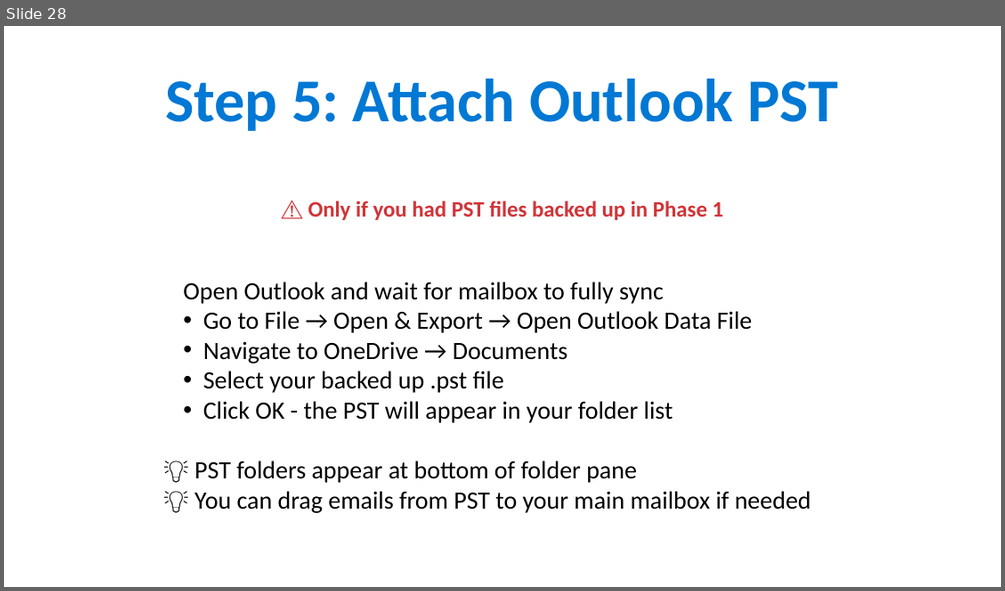
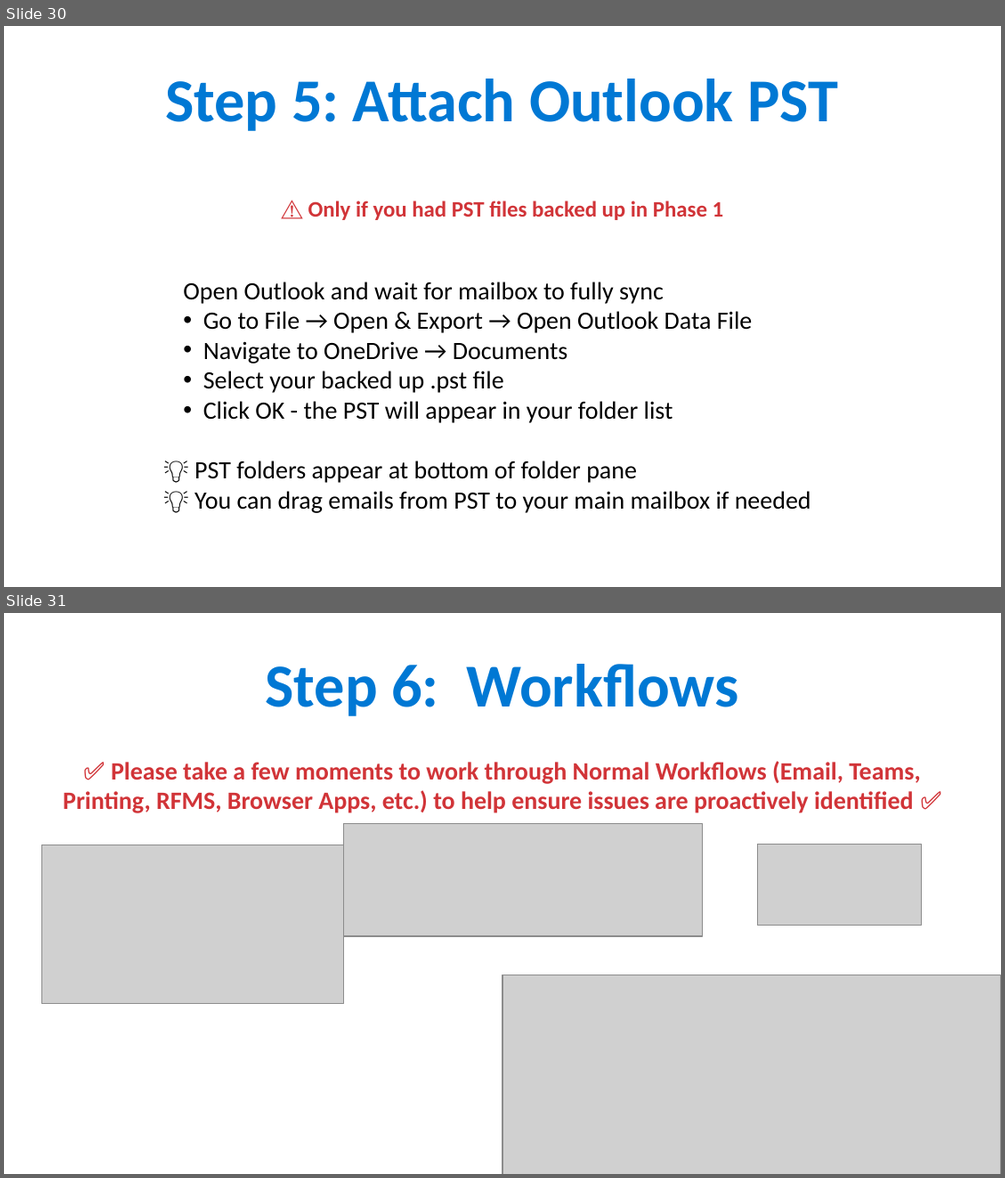
Before and after one commit to ipsghonline/tmp, a slide deck: presentation/Phase1-Backup-Guide.pptx. Shown one above the other, each under a label of ours: slide 28 before the commit, slides 30 and 31 after it. The pictures are 1005x591 and 1005x1178 pixels, drawn with LibreOffice and Linux fonts; fonts in the diff are those of the drawing; grey boxes stand for pictures. Boxes give left, top, right and bottom in pixels: in the first picture for what was removed or moved away, otherwise in the second. Text is boxed around its words. In the diff, an @@ line names an element or a change of style, - is before the commit and + after.

```diff
--- a/presentation/Phase1-Backup-Guide.pptx
+++ b/presentation/Phase1-Backup-Guide.pptx
@@ slide 31 added at (x1=4, y1=613, x2=1001, y2=1174), background #FFFFFF @@
@@ text added at (x1=266, y1=664, x2=739, y2=716), 44 pt, text #0078D4, bold @@
+Step 6: Workflows
@@ text added at (x1=63, y1=761, x2=920, y2=813), 18 pt, text #D13438, bold @@
+✅ Please take a few moments to work through Normal Workflows (Email, Teams, Printing, RFMS, Browser Apps, etc.) to help ensure issues are proactively identified ✅
@@ picture added at (x1=344, y1=823, x2=703, y2=936) @@
@@ picture added at (x1=42, y1=845, x2=344, y2=1004) @@
@@ picture added at (x1=758, y1=844, x2=921, y2=924) @@
@@ picture added at (x1=502, y1=975, x2=1001, y2=1174) @@
@@ what was slide 28 is now slide 30 @@
```
Also in this commit, not shown: 4 slides changed, 2 other slides added.
